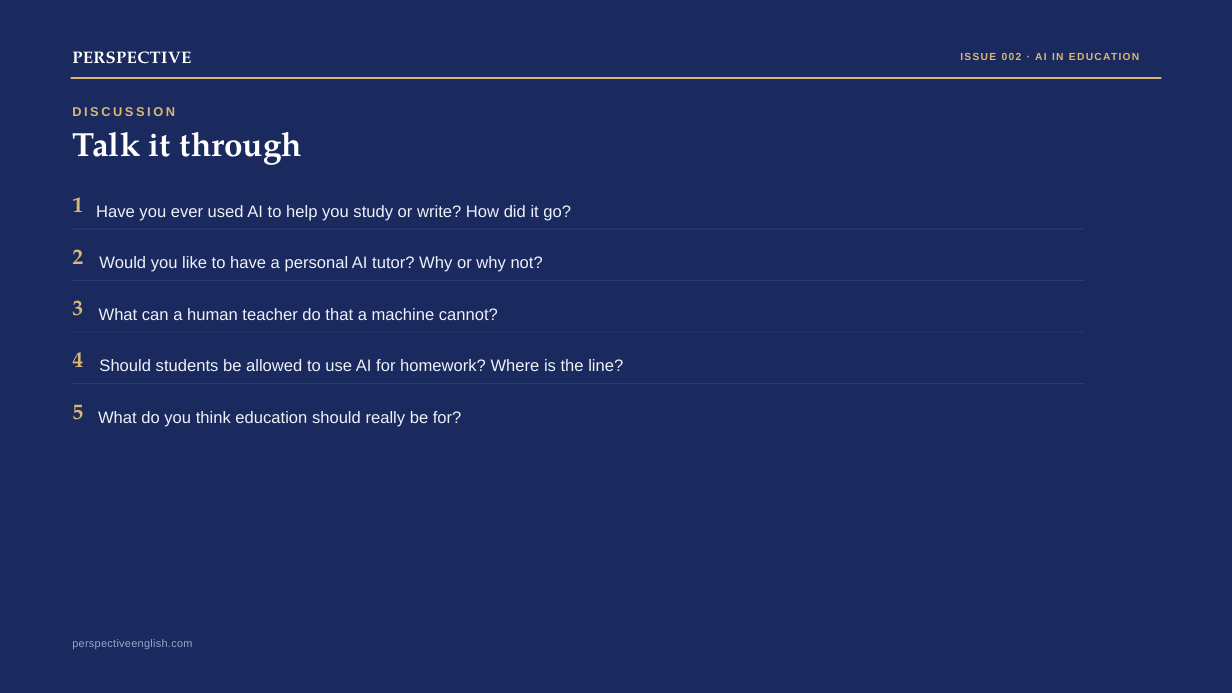
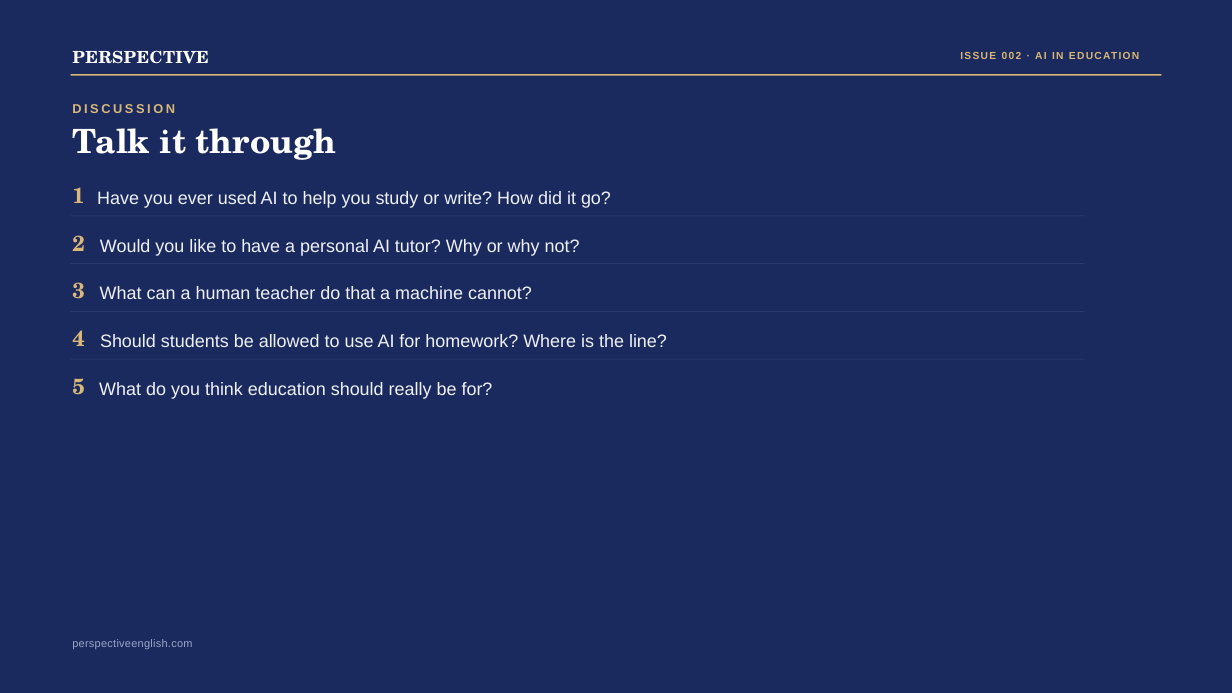
Before and after one commit to Swinka85/perspective-english, a slide deck: slide 10 of downloads/issue002-ppt.pptx. Drawn at 1232x693 pixels with LibreOffice and Linux fonts; fonts in the diff are those of the drawing. Boxes give left, top, right and bottom in pixels: in the first picture for what was removed or moved away, otherwise in the second. Text is boxed around its words. In the diff, an @@ line names an element or a change of style, - is before the commit and + after.

```diff
--- a/downloads/issue002-ppt.pptx
+++ b/downloads/issue002-ppt.pptx
@@ text "1": place and size @@
-text "1" at bbox=[72, 197, 83, 212]
+text "1" at bbox=[72, 187, 85, 203]
@@ text "2": place and size @@
-text "2" at bbox=[72, 249, 83, 264]
+text "2" at bbox=[72, 235, 85, 251]
@@ 2 texts, 2 rectangles: place and size @@
-2 texts, 2 rectangles at bbox=[71, 205, 1085, 281]
+2 texts, 2 rectangles at bbox=[71, 191, 1085, 264]
@@ text "3": place and size @@
-text "3" at bbox=[72, 300, 83, 316]
+text "3" at bbox=[72, 282, 85, 299]
@@ text "What can a human teacher ...": place and size @@
-text "What can a human teacher ..." at bbox=[99, 308, 498, 320]
+text "What can a human teacher ..." at bbox=[100, 286, 532, 299]
@@ rectangle: place and size @@
-rectangle at bbox=[71, 332, 1085, 333]
+rectangle at bbox=[71, 311, 1085, 312]
@@ text "4": place and size @@
-text "4" at bbox=[72, 352, 83, 367]
+text "4" at bbox=[72, 330, 85, 346]
@@ text "Should students be allowed to ...": place and size @@
-text "Should students be allowed to ..." at bbox=[99, 359, 623, 371]
+text "Should students be allowed to ..." at bbox=[100, 334, 667, 347]
@@ rectangle: place and size @@
-rectangle at bbox=[71, 383, 1085, 384]
+rectangle at bbox=[71, 359, 1085, 360]
@@ font TeX Gyre Pagella to TeX Gyre Schola in 7 elements at bbox=[72, 50, 209, 64], bbox=[72, 128, 337, 160], bbox=[72, 235, 85, 251], bbox=[72, 187, 85, 203], bbox=[72, 282, 85, 299], bbox=[72, 330, 85, 346], bbox=[72, 378, 85, 395] @@
@@ text "5": place and size @@
-text "5" at bbox=[72, 404, 83, 420]
+text "5" at bbox=[72, 378, 85, 395]
@@ size 19.4 to 21 pt; line spacing 1.2 to 1.14 in 5 elements at bbox=[97, 191, 611, 208], bbox=[100, 239, 580, 256], bbox=[100, 286, 532, 299], bbox=[100, 334, 667, 347], bbox=[99, 382, 493, 399] @@
@@ text "What do you think education ...": place and size @@
-text "What do you think education ..." at bbox=[98, 411, 462, 427]
+text "What do you think education ..." at bbox=[99, 382, 493, 399]
```
Also in this commit, not shown: 14 other slides changed, 5 other files.
